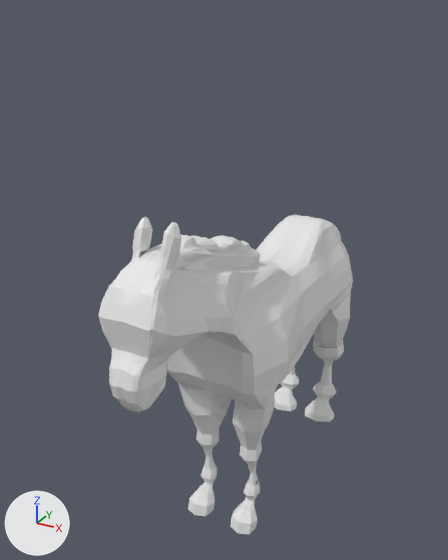
A saved change to the Blender file Map/Assets/Models/Yamato_cavalry/Yamato_cavalry.blend.
Before and after are seen from a 50 mm lens placed at (12.7, -27.4, 10.7), pointed at (-1.7, -1.3, -2.4). Arrows for +X, +Y and +Z are at lower left; the lights stay in place.

In view in the first picture: 'Horse'.
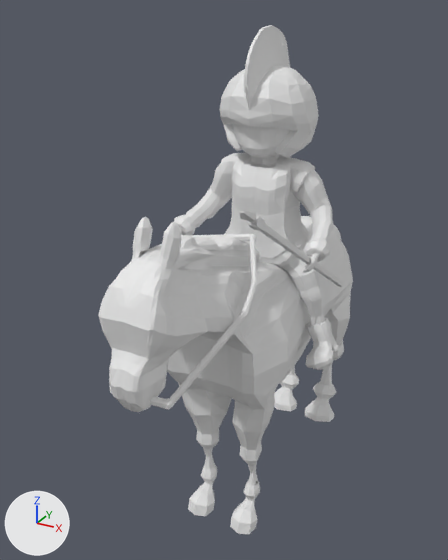
Where the newer file only moved an object's origin or applied its transform, the numbers keep the older frame.

The change, as a diff of the scene's bpy script:
```diff
--- a/Map/Assets/Models/Yamato_cavalry/Yamato_cavalry.blend.py
+++ b/Map/Assets/Models/Yamato_cavalry/Yamato_cavalry.blend.py
@@ me_cube_002 @@
 # used by ob_yamato; location = (0.01, 0.01, 1.52)
-me_cube_002.from_pydata(...)  # 1705 vertices, 1554 faces, 58 loose edges; spans x -4.4..0.1, y -3.3..2.3, z -7.7..8.3
+me_cube_002.from_pydata(...)  # 3000 vertices, 2996 faces, 2 loose edges; spans x -81.9..-73.0, y -24.0..-18.4, z 24.3..40.4
+# me_cube_002 part 1: 3000 vertices added at x -81.9..-73.0, y -24.0..-18.4, z 24.3..40.4
 me_cube_002.materials.append(mat_yamato_civil_textures_psd)
@@ ob_harness @@
 ob_harness = bpy.data.objects.new('Harness', me_cube_004)
-ob_harness.location = (-1.2, -12.09, -2.88)
-ob_harness.scale = (0.32, 0.32, 0.32)
-ob_harness.hide_viewport = True
+ob_harness.location = (77.45, 20.64, -30.48)
@@ ob_spear @@
 ob_spear = bpy.data.objects.new('Spear', me_cube_001)
-ob_spear.location = (4.33, 0.6, -1.79)
-ob_spear.rotation_euler = (-0.302, 0.0, 0.0)  # degrees (-17, 0, 0)
-ob_spear.scale = (0.198, 0.198, 0.198)
+ob_spear.location = (77.45, 20.64, -30.48)
 _m = ob_spear.modifiers.new('Mirror', 'MIRROR')
 _m.use_clip = True
-ob_spear.hide_viewport = True
@@ ob_yamato @@
 ob_yamato = bpy.data.objects.new('Yamato', me_cube_002)
-ob_yamato.location = (0.01, 0.01, 1.52)
-ob_yamato.hide_viewport = True
+ob_yamato.location = (77.45, 20.64, -30.48)
```

Changed parts and their boxes (x1, y1, x2, y2) in the pictures (448 x 560 px):
'Yamato', shown
    after: (174, 25, 338, 370)
'Harness', shown
    after: (109, 234, 257, 410)
'Spear', shown
    after: (239, 211, 344, 287)
